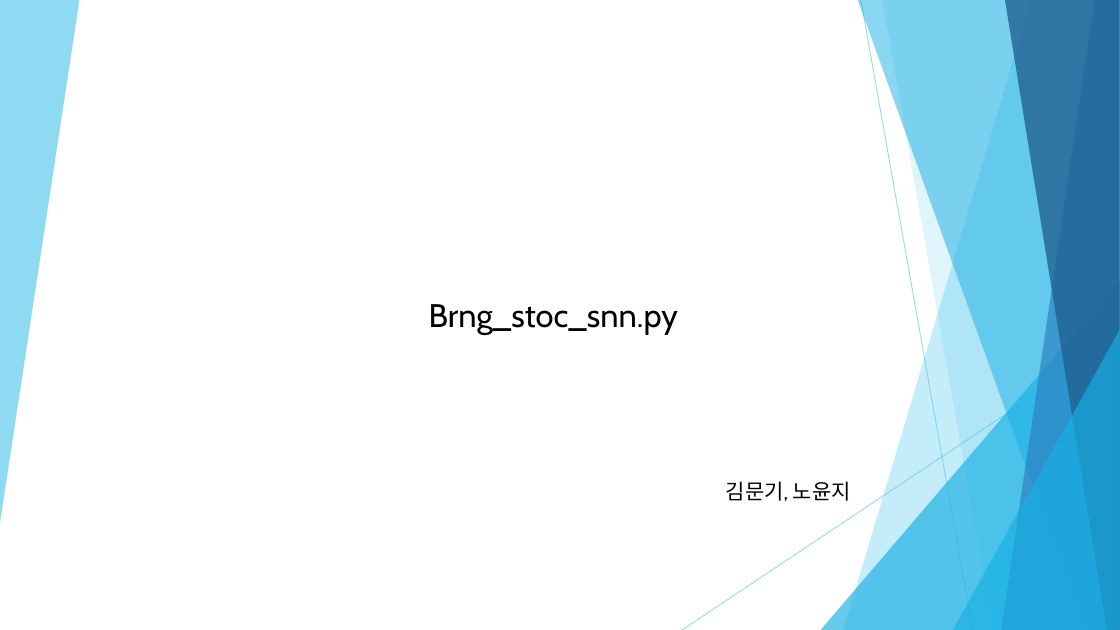
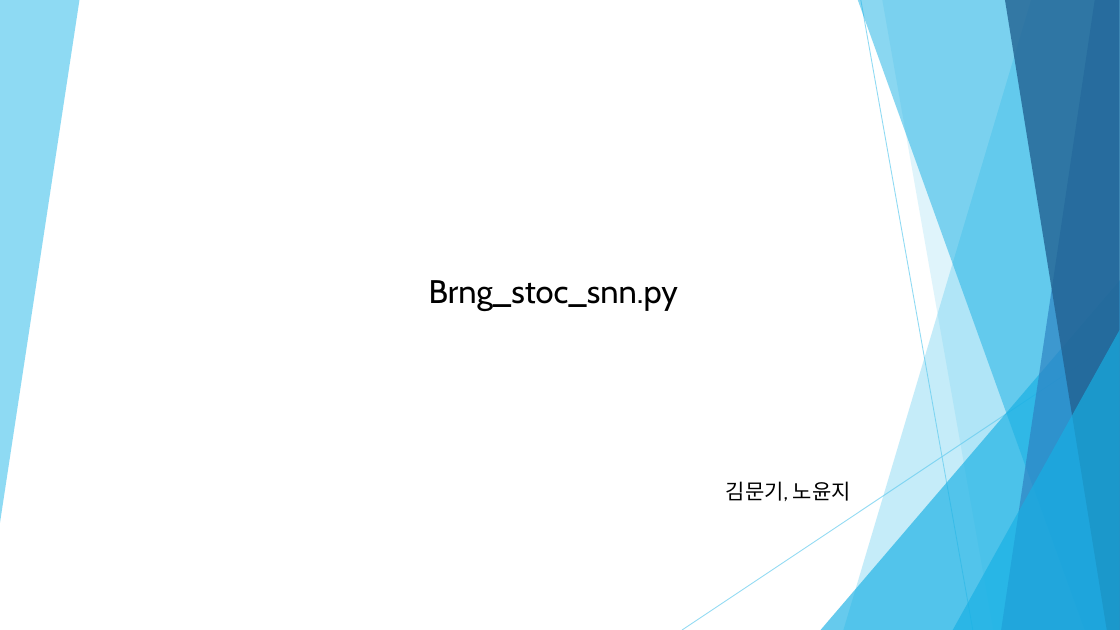
Before and after one commit to dbswl067/Machine-learning, a slide deck: slide 1 of 발표 자료/2021-09-06 brng_stoc_snn.py 발표자료.pptx. Drawn at 1120x630 pixels with LibreOffice and Linux fonts; fonts in the diff are those of the drawing. Boxes give left, top, right and bottom in pixels: in the first picture for what was removed or moved away, otherwise in the second. Text is boxed around its words. In the diff, an @@ line names an element or a change of style, - is before the commit and + after.

```diff
--- a/발표 자료/2021-09-06 brng_stoc_snn.py 발표자료.pptx
+++ b/발표 자료/2021-09-06 brng_stoc_snn.py 발표자료.pptx
@@ text "Brng_stoc_snn.py": place and size @@
-text "Brng_stoc_snn.py" at <box>429,304,678,335</box>
+text "Brng_stoc_snn.py" at <box>429,280,678,311</box>
```
Also in this commit, not shown: 5 slides added, 11 slides removed.
